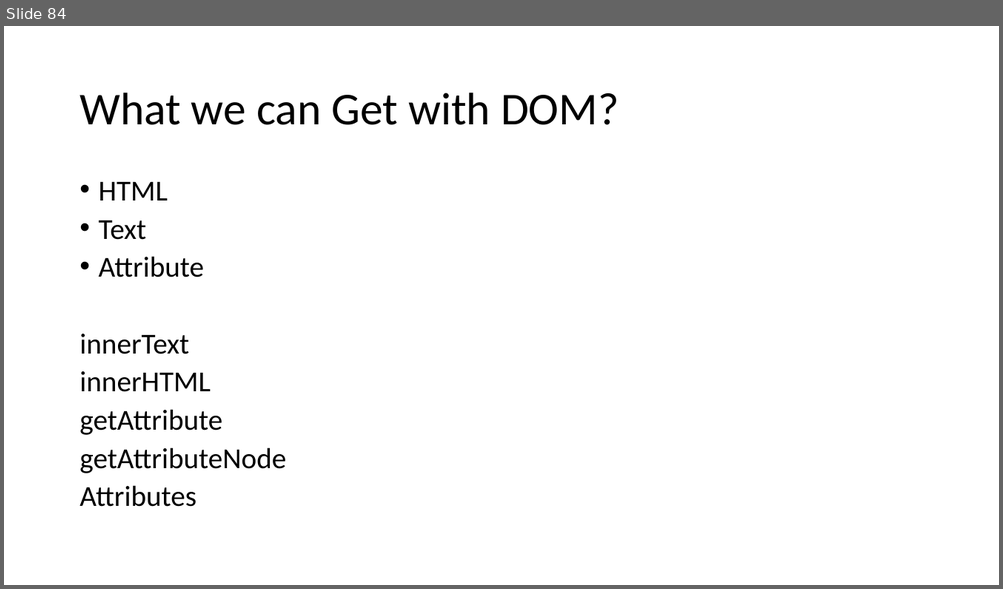
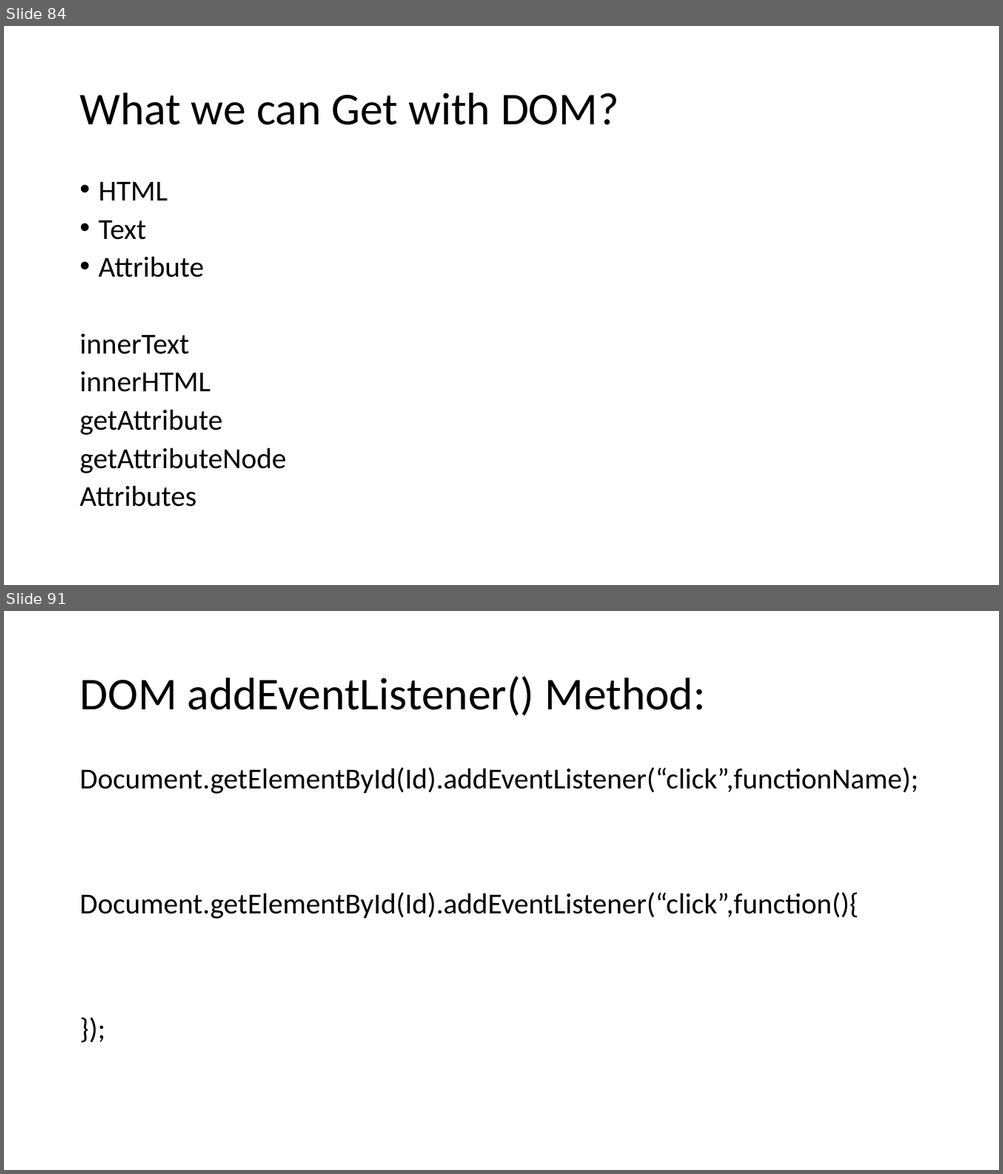
Before and after one commit to PiyushChaturvedii/Batch04, a slide deck: JavaScript.pptx. Shown one above the other, each under a label of ours: slide 84 before the commit, slides 84 and 91 after it; the slides between them are not shown. The pictures are 1003x589 and 1003x1174 pixels, drawn with LibreOffice and Linux fonts; fonts in the diff are those of the drawing. Boxes give left, top, right and bottom in pixels: in the first picture for what was removed or moved away, otherwise in the second. Text is boxed around its words. In the diff, an @@ line names an element or a change of style, - is before the commit and + after.

```diff
--- a/JavaScript.pptx
+++ b/JavaScript.pptx
@@ slide 91 added at (4,611,999,1170), background #FFFFFF @@
@@ title added at (79,676,705,716), 44 pt, text #000000 @@
+DOM addEventListener() Method:
@@ text added at (79,767,918,919), 28 pt, text #000000 @@
+Document.getElementById(Id).addEventListener(“click”,functionName);
+Document.getElementById(Id).addEventListener(“click”,function(){
+});
```
Also in this commit, not shown: 1 slide changed, 5 other slides added, 3 other files.
